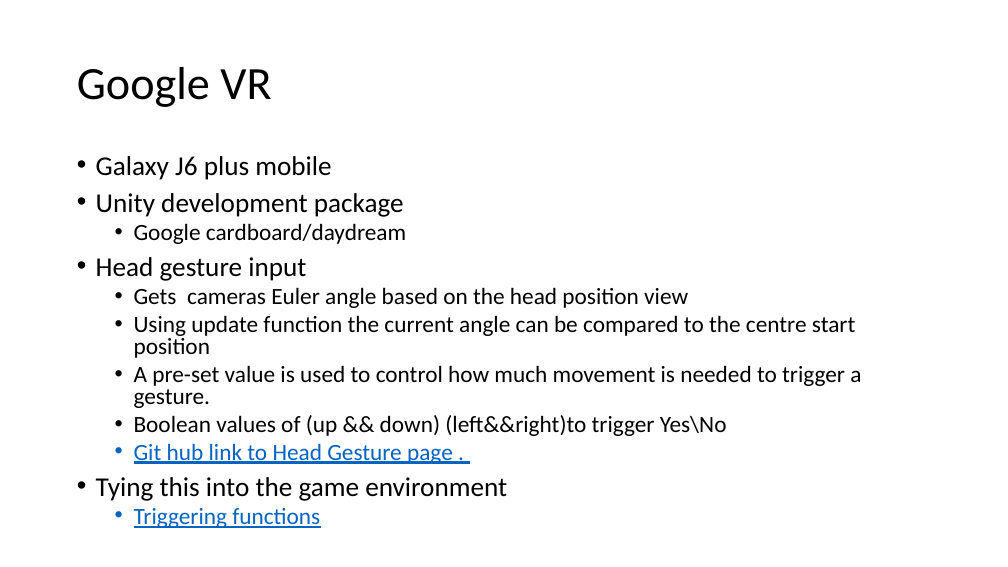
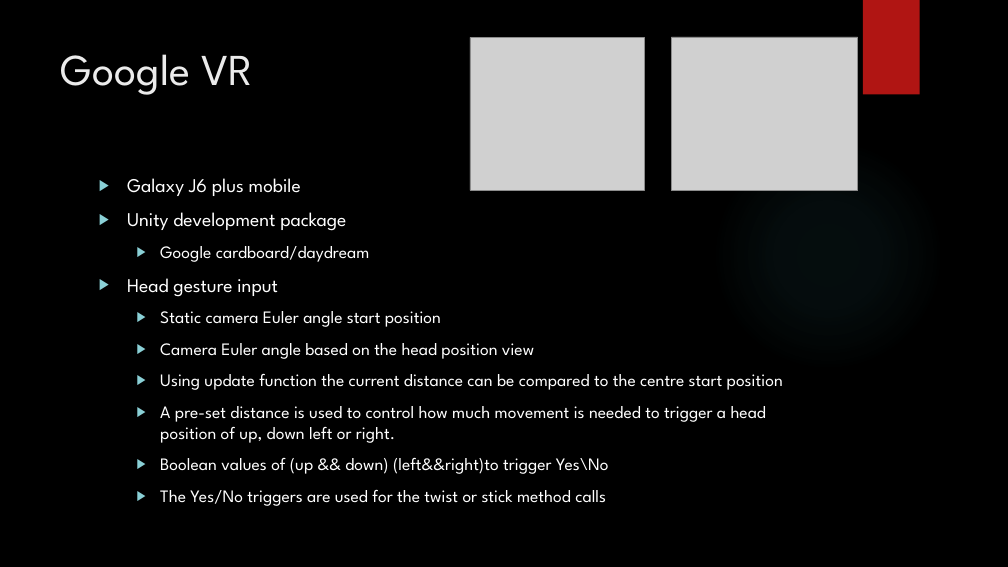
Before and after one commit to kevgleeson78/Gesture-Based-UI-Project, a slide deck: slide 4 of Presentation/New Microsoft PowerPoint Presentation.pptx. Drawn at 1008x567 pixels with LibreOffice and Linux fonts; fonts in the diff are those of the drawing; grey boxes stand for pictures; background and template pictures are left out. Boxes give left, top, right and bottom in pixels: in the first picture for what was removed or moved away, otherwise in the second. Text is boxed around its words. In the diff, an @@ line names an element or a change of style, - is before the commit and + after.

```diff
--- a/Presentation/New Microsoft PowerPoint Presentation.pptx
+++ b/Presentation/New Microsoft PowerPoint Presentation.pptx
@@ background #FFFFFF to picture (left out) @@
@@ rectangle added at bbox=[863, 0, 920, 95], fill #B01513 @@
@@ title "Google VR": place and size @@
-title "Google VR" at bbox=[77, 67, 271, 107]
+title "Google VR" at bbox=[61, 54, 253, 95]
@@ title "Google VR" at bbox=[61, 54, 253, 95]: size 44 to 42 pt, font Calibri to League Spartan, text colour #000000 to #EBEBEB; line spacing 0.9 to 1; vertical alignment middle to top @@
@@ picture added at bbox=[470, 38, 645, 191] @@
@@ picture added at bbox=[671, 37, 858, 191] @@
@@ ellipse added at bbox=[712, 138, 944, 371], fill gradient #50B9C1 @@
@@ text "Galaxy J6 plus mobile": place and size @@
-text "Galaxy J6 plus mobile" at bbox=[96, 156, 861, 501]
+text "Galaxy J6 plus mobile" at bbox=[127, 178, 783, 506]
@@ text at bbox=[127, 178, 609, 474]: size 25.9 to 18.5 pt in "Galaxy J6 plus mobile", "Unity development package", "Head gesture input"; font Calibri to League Spartan, text colour #000000 to #FFFFFF in "Galaxy J6 plus mobile", "Unity development package", "Google cardboard/daydream", "Head gesture input" and 1 more places; size 22.2 to 16.6 pt in "Google cardboard/daydream", "Boolean values of (up && down) (left&&right)to ..."; bullet • to ▶; line spacing 0.8 to 1; more space between paragraphs @@
@@ text at bbox=[160, 311, 783, 443]: text changed; size 22.2 to 16.6 pt; font Calibri to League Spartan; text colour #000000 to #FFFFFF @@
-  • Gets cameras Euler angle based on the head position view
-  • Using update function the current angle can be compared to the centre start position
-  • A pre-set value is used to control how much movement is needed to trigger a gesture.
+  ▶ Static camera Euler angle start position
+  ▶ Camera Euler angle based on the head position view
+  ▶ Using update function the current distance can be compared to the centre start position
+  ▶ A pre-set distance is used to control how much movement is needed to trigger a head position of up, down left or right.
@@ text at bbox=[160, 489, 606, 506]: text changed; size 22.2 to 16.6 pt; font Calibri to League Spartan; text colour #0563C1 to #FFFFFF @@
-  • Git hub link to Head Gesture page .
-• Tying this into the game environment
-  • Triggering functions
+  ▶ The Yes/No triggers are used for the twist or stick method calls
```
Also in this commit, not shown: 7 other slides changed, 1 slide removed, 1 other file.
